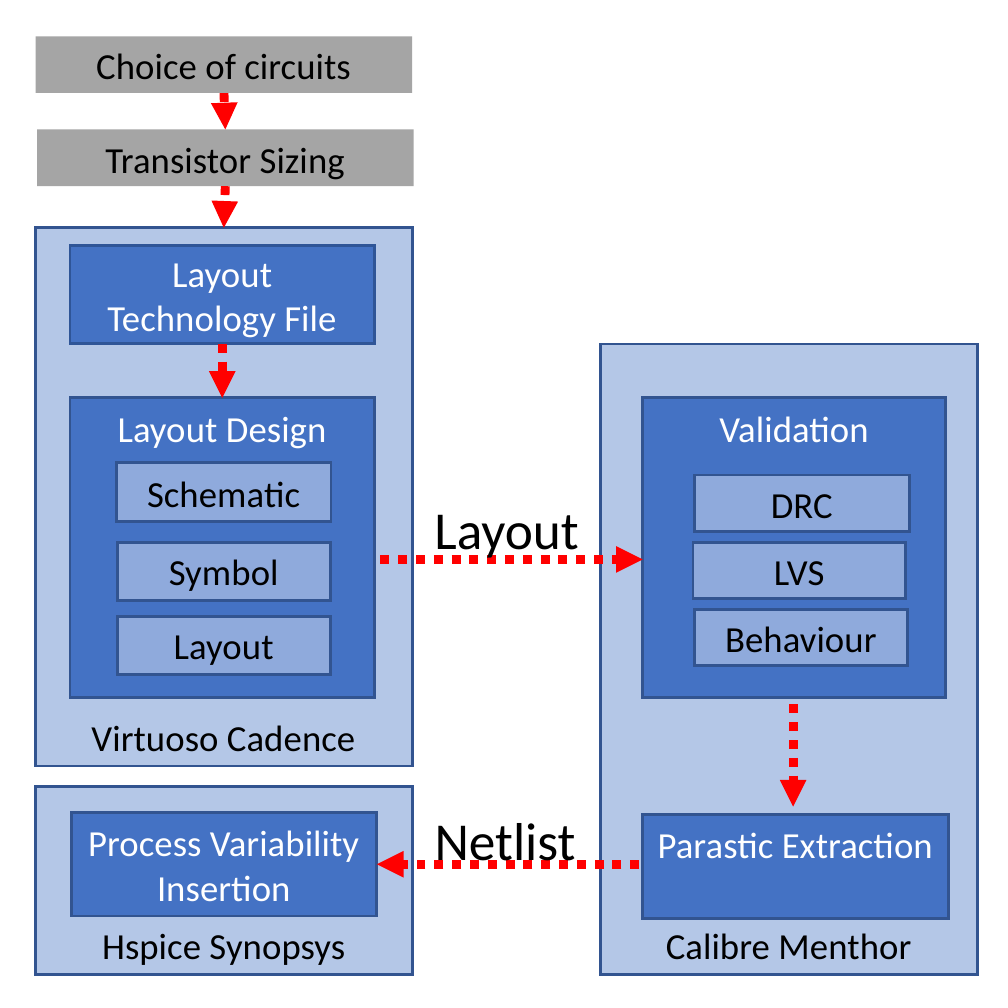
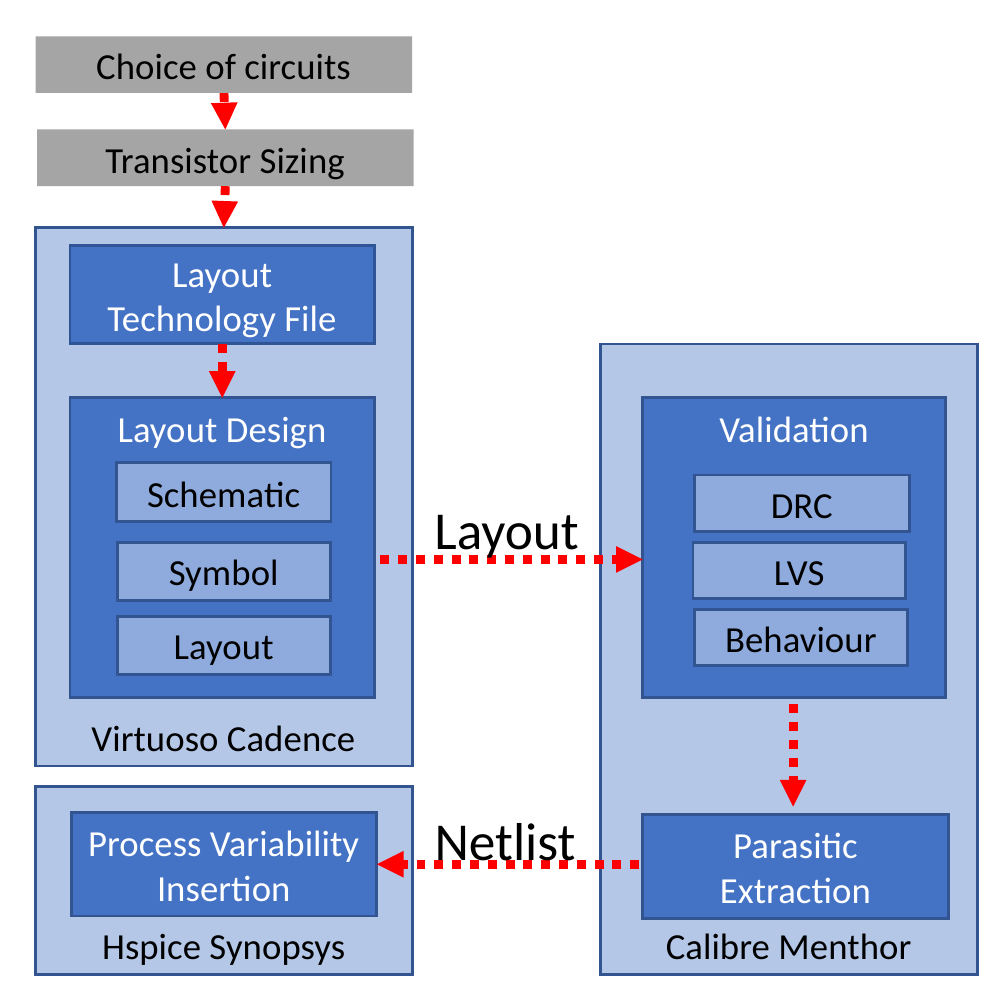
Before and after one commit to barlette/dissertation, a slide deck: slide 1 of designFlow.pptx. Drawn at 1008x1008 pixels with LibreOffice and Linux fonts; fonts in the diff are those of the drawing. Boxes give left, top, right and bottom in pixels: in the first picture for what was removed or moved away, otherwise in the second. Text is boxed around its words. In the diff, an @@ line names an element or a change of style, - is before the commit and + after.

```diff
--- a/designFlow.pptx
+++ b/designFlow.pptx
@@ text in rectangle at box(720, 832, 871, 904): text changed @@
-Parastic Extraction
+Parasitic Extraction
```
Also in this commit, not shown: 2 other files.
